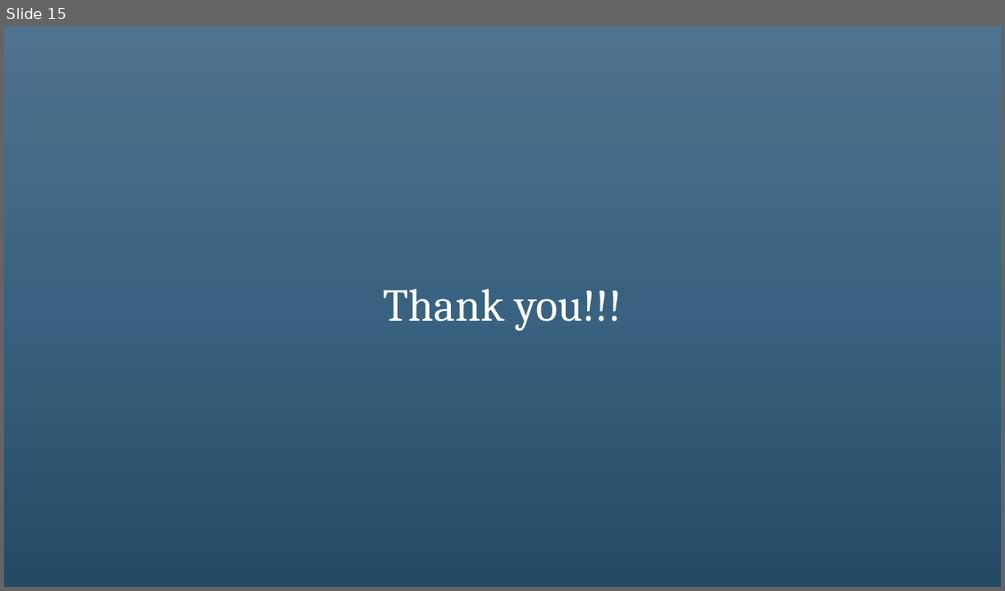
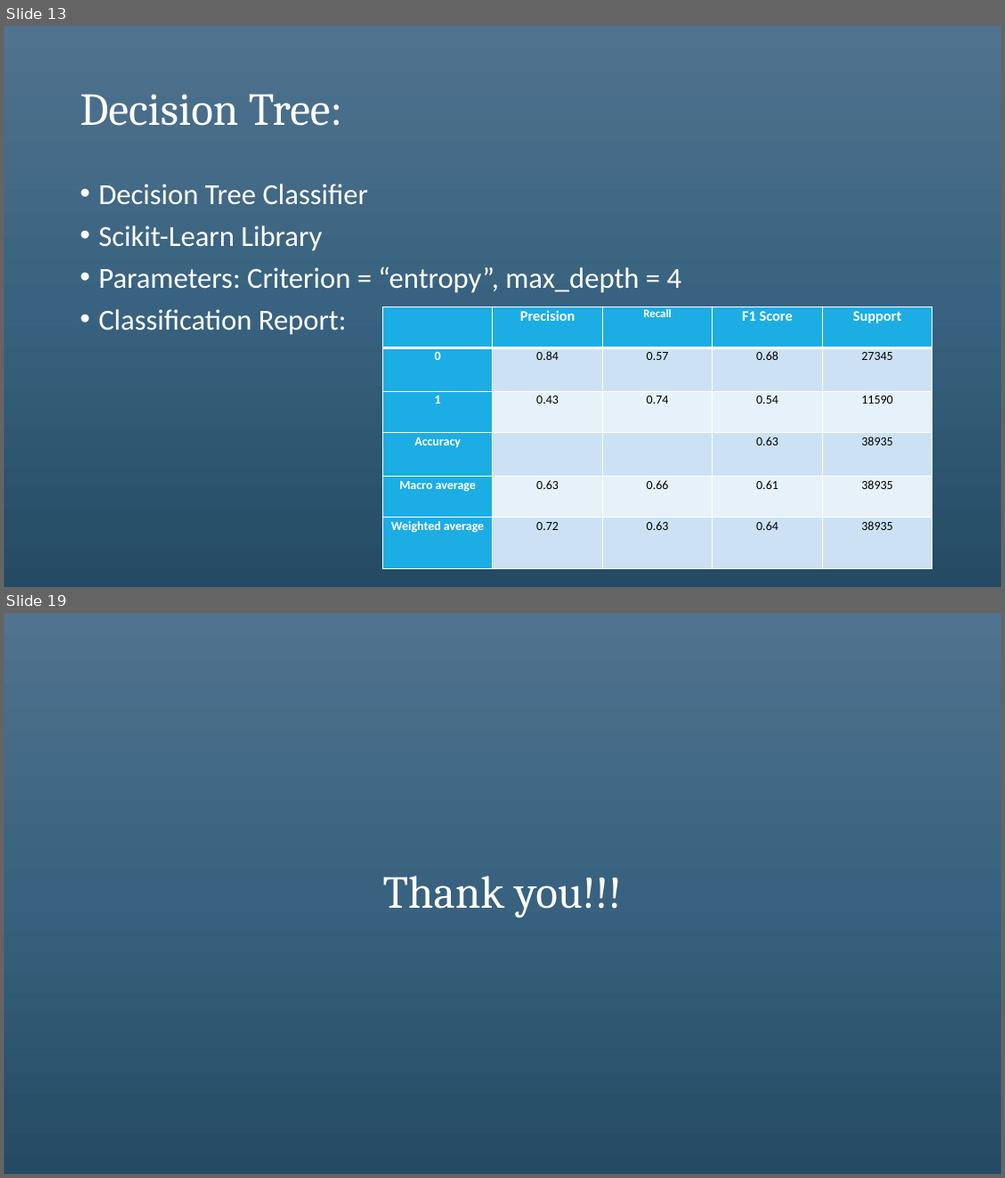
Before and after one commit to vedantmane/Car-Accident-Severity-Prediction, a slide deck: Presentation/CAS Presentation.pptx. Shown one above the other, each under a label of ours: slide 15 before the commit, slides 13 and 19 after it; the slides between them are not shown. The pictures are 1005x591 and 1005x1178 pixels, drawn with LibreOffice and Linux fonts; fonts in the diff are those of the drawing. Boxes give left, top, right and bottom in pixels: in the first picture for what was removed or moved away, otherwise in the second. Text is boxed around its words. In the diff, an @@ line names an element or a change of style, - is before the commit and + after.

```diff
--- a/Presentation/CAS Presentation.pptx
+++ b/Presentation/CAS Presentation.pptx
@@ slide 13 added at <box>4,26,1001,587</box>, background gradient #517491 to #38627F to #244C64 @@
@@ title added at <box>80,94,342,126</box>, 44 pt, text #FFFFFF @@
+Decision Tree:
@@ text added at <box>98,184,682,335</box>, 28 pt, text #FFFFFF @@
+• Decision Tree Classifier
+• Scikit-Learn Library
+• Parameters: Criterion = “entropy”, max_depth = 4
+• Classification Report:
@@ table added at <box>383,306,933,569</box>, 6 rows, 5 columns @@
+ | Precision | Recall | F1 Score | Support
+0 | 0.84 | 0.57 | 0.68 | 27345
+1 | 0.43 | 0.74 | 0.54 | 11590
+Accuracy |  |  | 0.63 | 38935
+Macro average | 0.63 | 0.66 | 0.61 | 38935
+Weighted average | 0.72 | 0.63 | 0.64 | 38935
@@ what was slide 15 is now slide 19 @@
```
Also in this commit, not shown: 4 slides changed, 12 other slides added, 9 slides removed.
